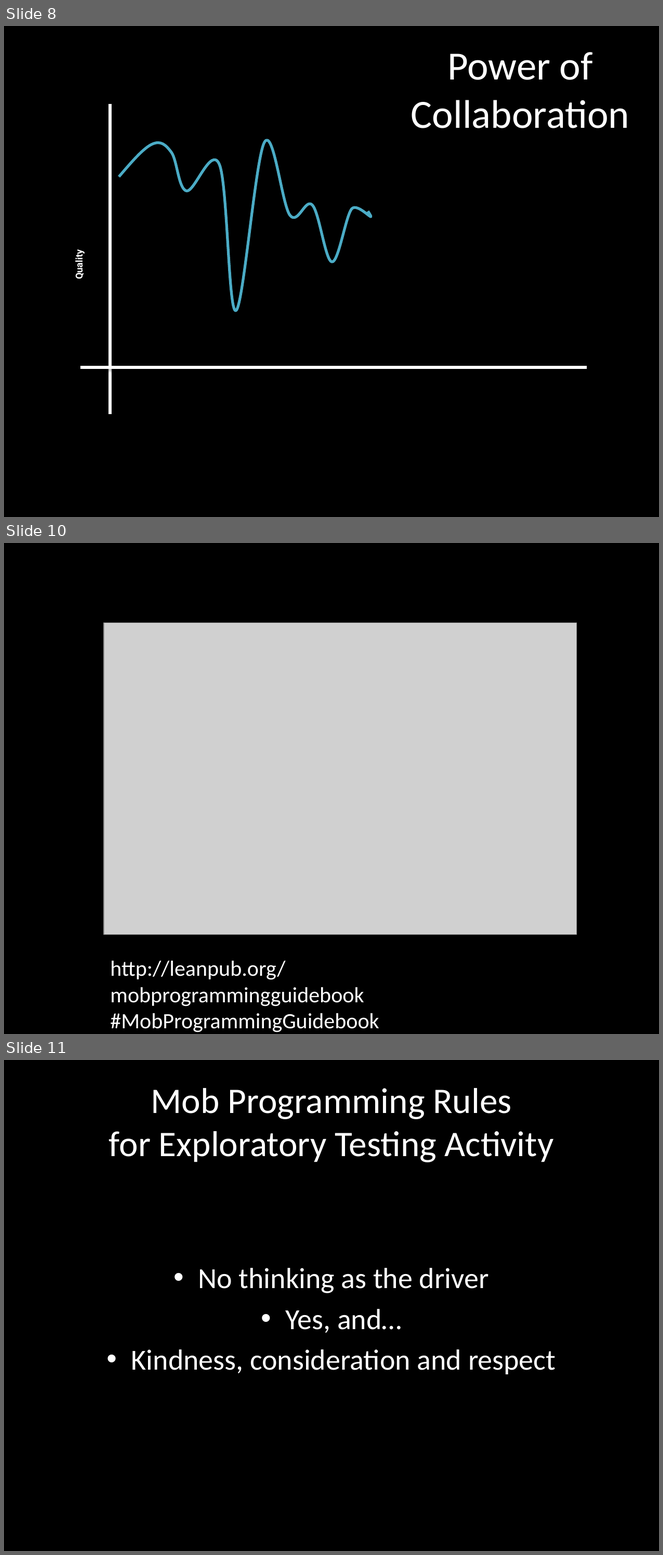
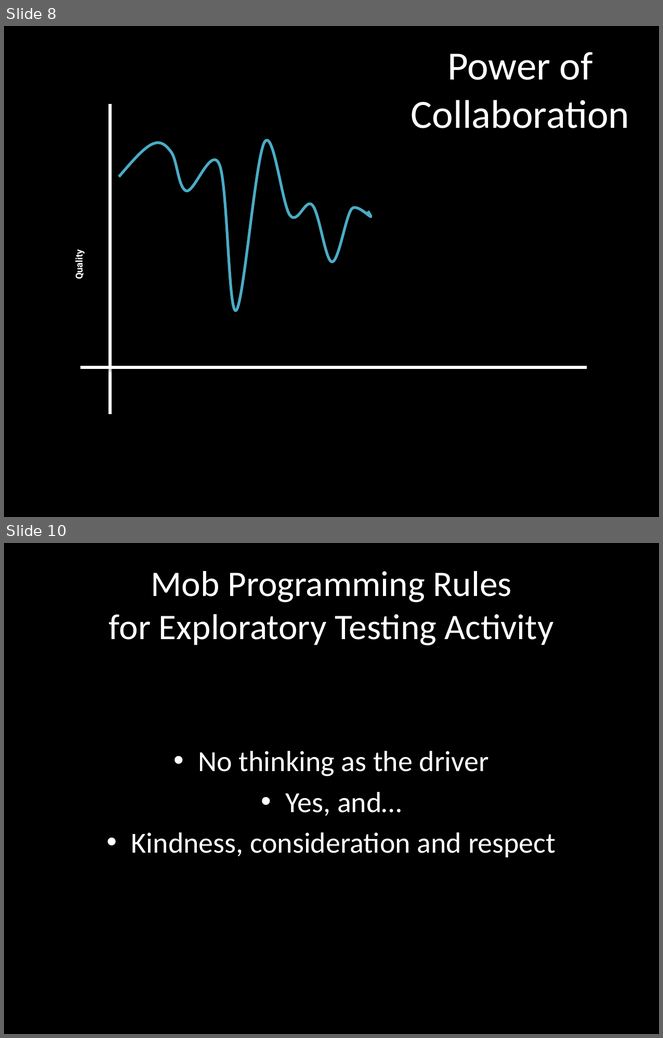
Before and after one commit to isidore/darkFunction-Editor, a slide deck: Courseware/ExploratoryAndUnitTesting.pptx. Shown one above the other, each under a label of ours: slides 8, 10 and 11 before the commit, slides 8 and 10 after it; the slides between them are not shown. The pictures are 663x1555 and 663x1038 pixels, drawn with LibreOffice and Linux fonts; fonts in the diff are those of the drawing; grey boxes stand for pictures. Boxes give left, top, right and bottom in pixels: in the first picture for what was removed or moved away, otherwise in the second. Text is boxed around its words. In the diff, an @@ line names an element or a change of style, - is before the commit and + after.

```diff
--- a/Courseware/ExploratoryAndUnitTesting.pptx
+++ b/Courseware/ExploratoryAndUnitTesting.pptx
@@ slide 10 removed at (4, 543, 659, 1034), background #000000 @@
@@ picture removed at (104, 623, 577, 936) @@
@@ text removed at (110, 961, 379, 1033) @@
-http://leanpub.org/mobprogrammingguidebook
-#MobProgrammingGuidebook
@@ what was slide 11 is now slide 10 @@
```
Also in this commit, not shown: 1 slide changed, 2 slides added.
